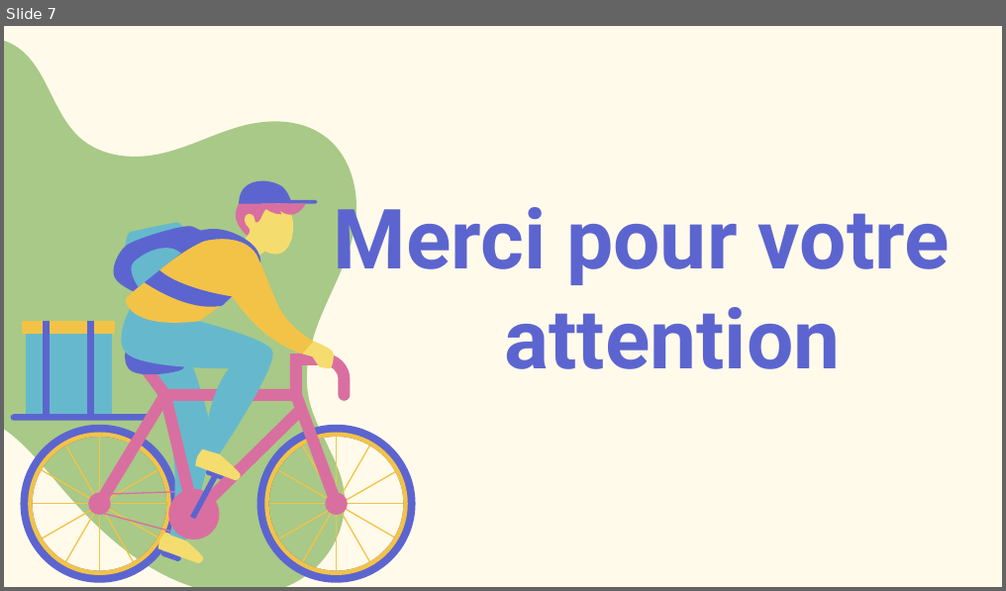
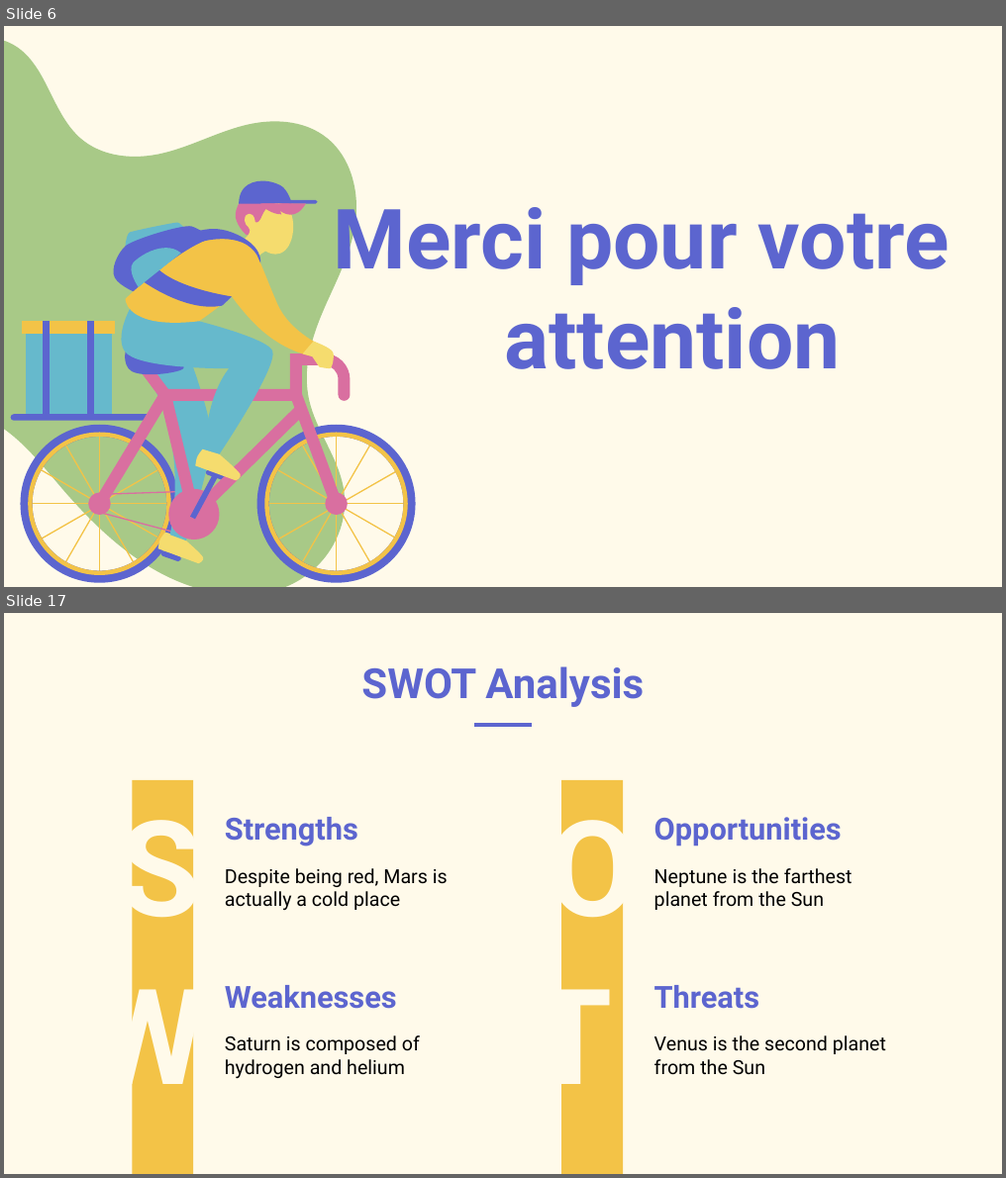
Before and after one commit to kerkazou/gestion_restauration_marhaba, a slide deck: Food Delivery App XL by Slidesgo.pptx. Shown one above the other, each under a label of ours: slide 7 before the commit, slides 6 and 17 after it; the slides between them are not shown. The pictures are 1006x591 and 1006x1178 pixels, drawn with LibreOffice and Linux fonts; fonts in the diff are those of the drawing. Boxes give left, top, right and bottom in pixels: in the first picture for what was removed or moved away, otherwise in the second. Text is boxed around its words. In the diff, an @@ line names an element or a change of style, - is before the commit and + after.

```diff
--- a/Food Delivery App XL by Slidesgo.pptx
+++ b/Food Delivery App XL by Slidesgo.pptx
@@ slide 17 added at box(4, 613, 1002, 1174), background #FFFAEA @@
@@ title added at box(361, 666, 644, 707), 30 pt, text #5C65CF, bold @@
+SWOT Analysis
@@ line added from (474, 725) to (532, 725), #5C65CF 3 pt @@
@@ rectangle added at box(132, 780, 193, 1174), fill #F3C347 @@
@@ rectangle added at box(561, 780, 623, 1174), fill #F3C347 @@
@@ title added at box(120, 794, 202, 948), 96 pt, text #FFFAEA, bold @@
+S
@@ title added at box(225, 817, 358, 847), 22 pt, text #5C65CF, bold @@
+Strengths
@@ title added at box(547, 794, 639, 948), 96 pt, text #FFFAEA, bold @@
+O
@@ title added at box(654, 817, 842, 847), 22 pt, text #5C65CF, bold @@
+Opportunities
@@ subtitle added at box(225, 868, 448, 910), 14 pt, text #000000 @@
+Despite being red, Mars is actually a cold place
@@ subtitle added at box(654, 868, 852, 910), 14 pt, text #000000 @@
+Neptune is the farthest planet from the Sun
@@ title added at box(89, 962, 206, 1116), 96 pt, text #FFFAEA, bold @@
+W
@@ title added at box(531, 962, 613, 1116), 96 pt, text #FFFAEA, bold @@
+T
@@ title added at box(225, 985, 397, 1009), 22 pt, text #5C65CF, bold @@
+Weaknesses
@@ title added at box(654, 985, 759, 1009), 22 pt, text #5C65CF, bold @@
+Threats
@@ subtitle added at box(225, 1036, 420, 1079), 14 pt, text #000000 @@
+Saturn is composed of hydrogen and helium
@@ subtitle added at box(654, 1036, 886, 1075), 14 pt, text #000000 @@
+Venus is the second planet from the Sun
@@ what was slide 7 is now slide 6 @@
```
Also in this commit, not shown: 2 slides changed, 87 other slides added, 2 slides removed, 3 other files.
